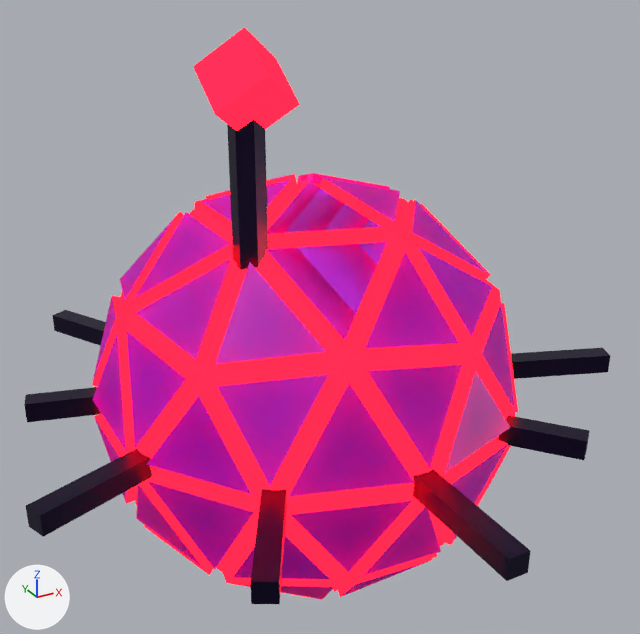
One commit to the Blender file Assets/Art/Models/Enemy Landmine.blend: the scene before it, then after it.
Before and after are seen from a 50 mm lens placed at (-3.61, -6.81, 4.07), pointed at (0.05, -0.17, 0.75). Every picture has the same lights, and +X, +Y and +Z are marked at lower left.

Before the edit, the objects in view are built like this:
```python
me_icosphere = bpy.data.meshes.new('Icosphere')
me_icosphere.from_pydata(...)  # 5860 vertices, 4554 faces; spans x -2.87..2.95, y -3.12..2.72, z -2.05..3.41
# faces by material slot: [3840, 646, 68]
me_icosphere.materials.append(mat_red_emission)  # red #e71231
me_icosphere.materials.append(mat_varientmat)  # purple #bd07e7
me_icosphere.materials.append(mat_dark_metal)  # dark purple #140731
ob_landmine = bpy.data.objects.new('Landmine', me_icosphere)
ob_landmine.location = (0.0, 0.0, 0.0)
```
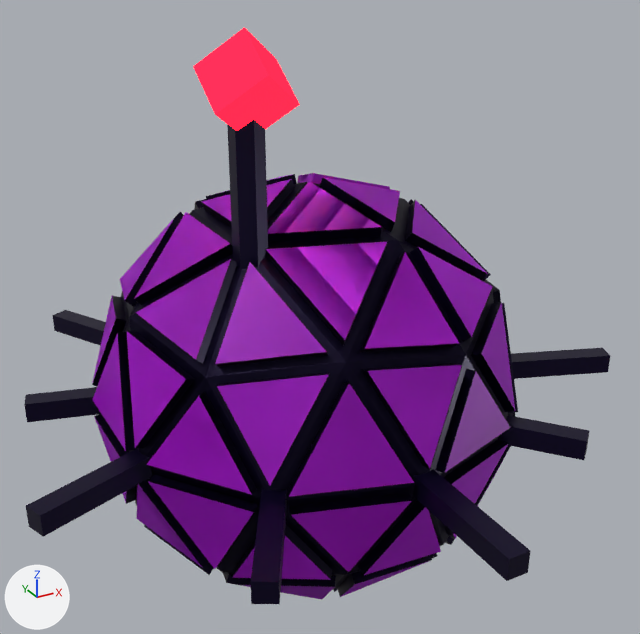
Commit message: Enemy Model Changes

Edits to the bpy script that builds the scene:
```text
Change me_icosphere:
    where me_icosphere.from_pydata(...)  # 5860 vertices, 4554 faces; spans x -2.87..2.95, y -3.12..2.72, z -2.05..3.41
    used by ob_landmine; location = (0.0, 0.0, 0.0)
    me_icosphere part 1: 3834 of the faces centred in x -1.94..1.94, y -1.88..1.88, z -1.89..1.89 switch from mat_red_emission (red #e71231) to mat_dark_metal (dark purple #140731)
```

Boxes (x1, y1, x2, y2) around the edits, measured in the pictures (640 x 634 px):
part 1 of me_icosphere, recoloured: (92, 174, 518, 598) in both
